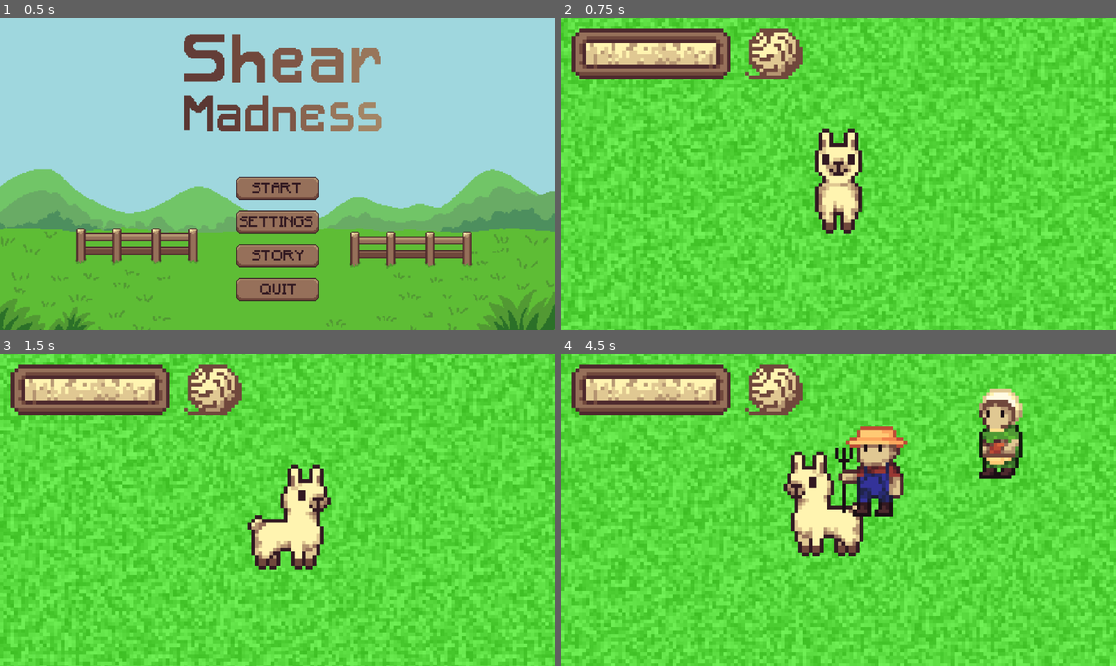
Above: before the commit, frames 1-4 (two rows, left to right).
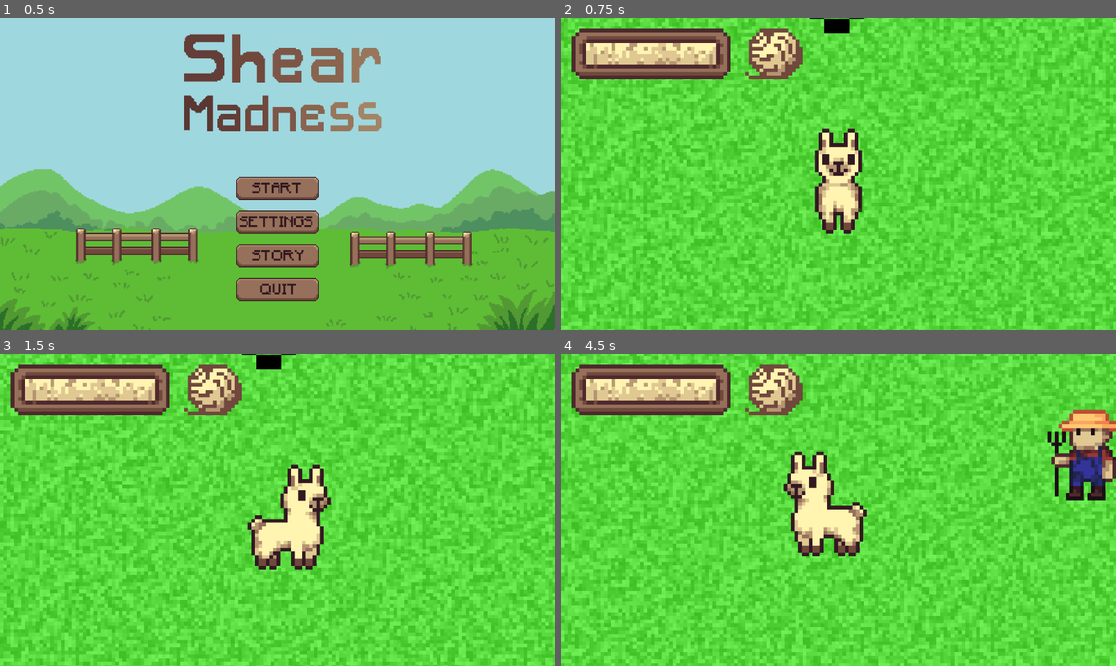
Above: after the commit, the same moments.

Repository: k4444th/Shear-Madness
Game: Godot game, scene res://scenes/startmenu.tscn
Same seed, same stepped clock (60 frames per second), same inputs: the game is played once before the commit and once after it.
Inputs (mouse positions are in pixels of both pictures, inside the frame that each line leads up to):
- Up to frame 1 (0.5 s): no input
- Up to frame 2 (0.75 s): click "START" at 0.5 s
- Up to frame 3 (1.5 s): tap Enter at 1.25 s; move the mouse to (399, 494) at 1.27 s; hold D (Right) from 1.28 s (still down); click (399, 494) at 1.42 s
- Up to frame 4 (4.5 s): move the mouse to (727, 525) at 2.02 s; release D (Right) at 2.03 s; hold S (Down) 2.03-2.78 s; move the mouse to (894, 441) at 2.77 s; hold D (Right) 2.78-3.53 s; move the mouse to (810, 572) at 3.52 s; hold W (Up) 3.53-4.28 s; click (810, 572) at 3.67 s; move the mouse to (1005, 556) at 4.27 s; hold A (Left) from 4.28 s (still down)

Frame 1 is identical in both runs. In frame 2, 0.2% of the frame differs, in the area x 44-55%, y 0-5%; in frame 3, 0.2%; in frame 4, 7.0%, in the area x 49-100%, y 11-53%.

Commit message:
Add countdown

Diff:
--- a/scenes/main.tscn
+++ b/scenes/main.tscn
@@ -27,4 +27,26 @@
 [node name="Camera2D" type="Camera2D" parent="Lama"]
 position_smoothing_enabled = true
 
+[node name="Countdown" type="Timer" parent="."]
+one_shot = true
+
+[node name="CountdownDisplay" type="Label" parent="."]
+anchors_preset = 8
+anchor_left = 0.5
+anchor_top = 0.5
+anchor_right = 0.5
+anchor_bottom = 0.5
+offset_left = -8.5
+offset_top = -15.5
+offset_right = 8.5
+offset_bottom = 15.5
+grow_horizontal = 2
+grow_vertical = 2
+theme_override_colors/font_color = Color(0, 0, 0, 1)
+theme_override_font_sizes/font_size = 30
+text = "3"
+horizontal_alignment = 1
+vertical_alignment = 1
+
 [connection signal="timeout" from="Timer" to="." method="_on_timer_timeout"]
+[connection signal="timeout" from="Countdown" to="." method="_on_countdown_timeout"]
--- a/scripts/main.gd
+++ b/scripts/main.gd
@@ -1,14 +1,17 @@
 extends Node
 
 var speed := 10.0
+var count := 3
 var targetPos: Vector2
 
 @onready var lama := $Lama
 @onready var timer := $Timer
+@onready var countdown := $Countdown
 @onready var camera := $Lama/Camera2D
 @onready var background := $Background
 @onready var hud := $CanvasLayer
 @onready var woolmeter := $CanvasLayer/Woolmeter
+@onready var countdownDisplay := $CountdownDisplay
 
 @onready var spitScene := preload("res://scenes/spit.tscn")
 @onready var farmerScene := preload("res://scenes/farmer.tscn")
@@ -19,8 +22,11 @@
 	woolmeter.updateWool(9)
 	camera.zoom = Gamemanger.gameData["settings"]["zoom"]
 	lama.connect("woolLevelChnaged", Callable(self, "updateWool"))
-	timer.start()
-	spawnFarmer()
+	countdownDisplay.text = str(3)
+	countdownDisplay.global_position = lama.global_position - Vector2(countdownDisplay.size.x / 2, countdownDisplay.size.y * 2)
+	print(countdownDisplay.position)
+	countdownDisplay.visible = true
+	countdown.start()
 
 func _input(event):
 	if event is InputEventMouseButton and event.pressed == true and lama.direction == Vector2.ZERO:
@@ -73,3 +79,14 @@
 		timer.wait_time *= 0.975
 
 	timer.start()
+
+func _on_countdown_timeout() -> void:
+	count -= 1
+	countdownDisplay.text = str(count)
+	print(count)
+	if count > 0:
+		countdown.start()
+	else:
+		countdownDisplay.visible = false
+		timer.start()
+		spawnFarmer()
